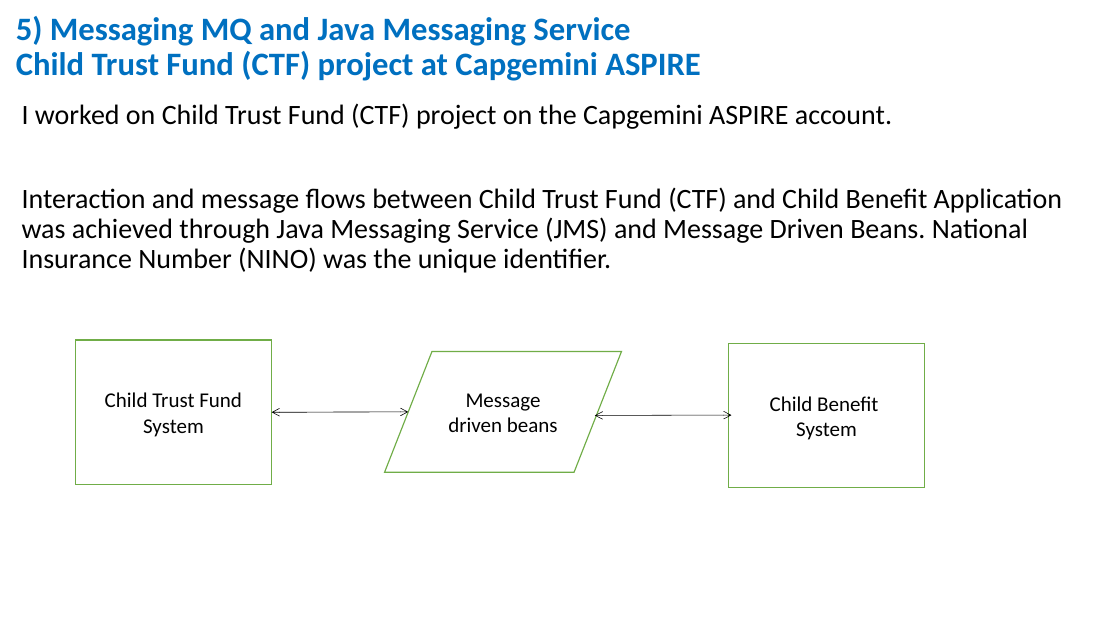
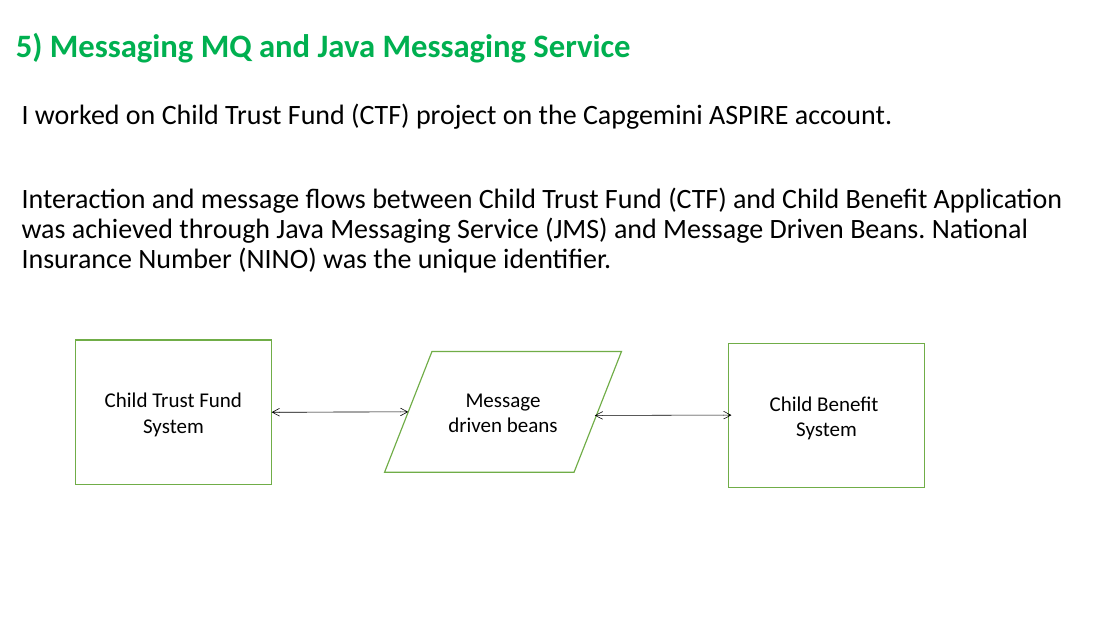
Before and after one commit to RaghavanKasthuri/User-Experience-UX-, a slide deck: slide 6 of SOA Web Service Calls From UX Screens.pptx. Drawn at 1120x630 pixels with LibreOffice and Linux fonts; fonts in the diff are those of the drawing. Boxes give left, top, right and bottom in pixels: in the first picture for what was removed or moved away, otherwise in the second. Text is boxed around its words. In the diff, an @@ line names an element or a change of style, - is before the commit and + after.

```diff
--- a/SOA Web Service Calls From UX Screens.pptx
+++ b/SOA Web Service Calls From UX Screens.pptx
@@ text "5) Messaging MQ and Java ..." at [16, 33, 630, 63]: text colour #0070C0 to #00B050 @@
@@ text at [16, 51, 701, 81]: paragraph removed @@
-Child Trust Fund (CTF) project at Capgemini ASPIRE
```
Also in this commit, not shown: 7 other slides changed, 1 other file.
